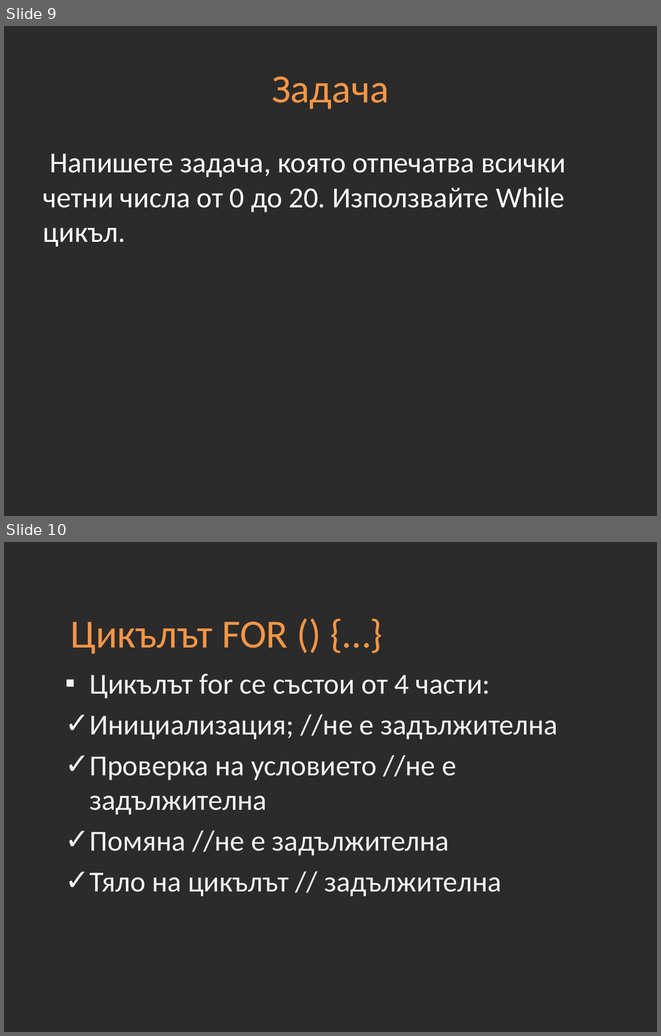
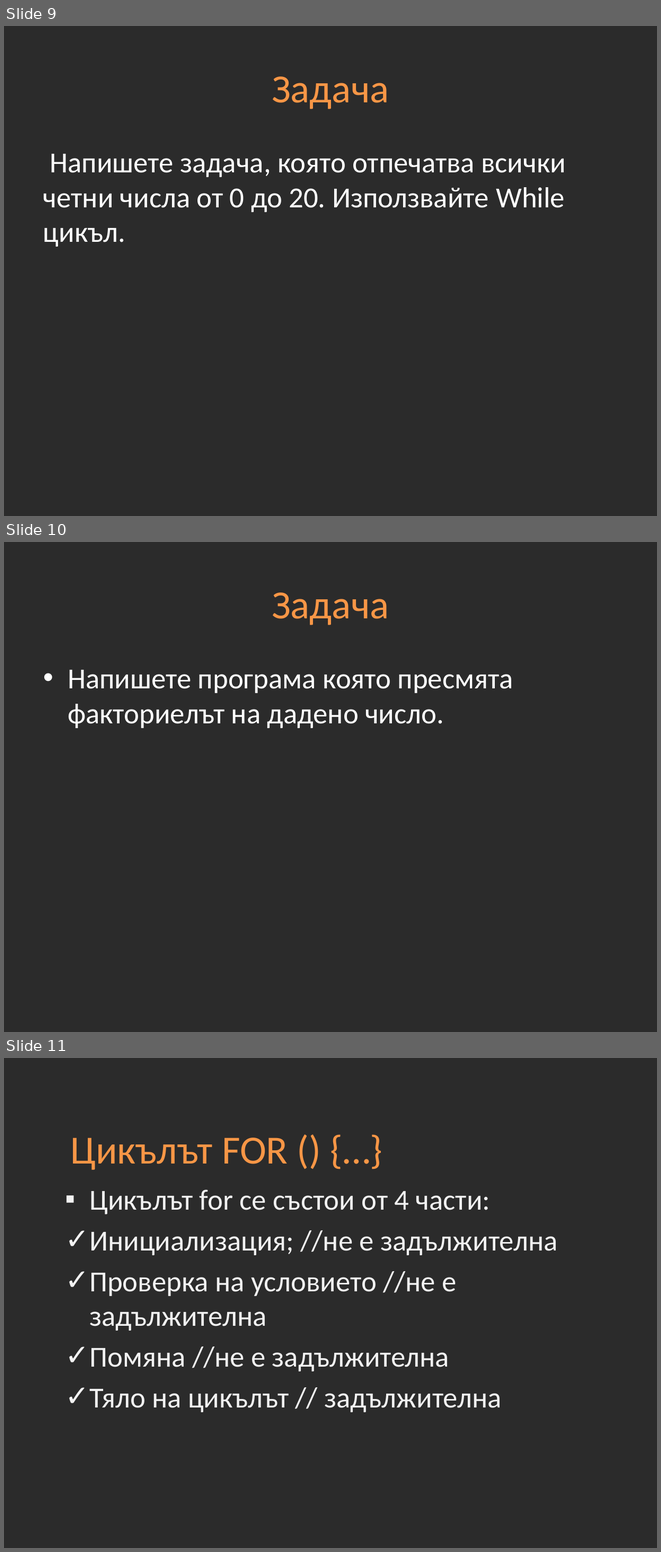
Before and after one commit to Academy-Soft-Intellect/Programming-Introduction-CSharp-Course, a slide deck: 04-Loops.pptx. Shown one above the other, each under a label of ours: slides 9 and 10 before the commit, slides 9, 10 and 11 after it. The pictures are 661x1036 and 661x1552 pixels, drawn with LibreOffice and Linux fonts; fonts in the diff are those of the drawing; background and template pictures are left out; a plain dark background stands for a picture behind light text. Boxes give left, top, right and bottom in pixels: in the first picture for what was removed or moved away, otherwise in the second. Text is boxed around its words. In the diff, an @@ line names an element or a change of style, - is before the commit and + after.

```diff
--- a/04-Loops.pptx
+++ b/04-Loops.pptx
@@ slide 10 added at (4,542,657,1032), background picture (left out) @@
@@ title added at (272,592,389,625), 44 pt, text #F79646 @@
+Задача
@@ text added at (68,670,513,728), 32 pt, text #FFFFFF @@
+• Напишете програма която пресмята факториелът на дадено число.
@@ what was slide 10 is now slide 11 @@
```
Also in this commit, not shown: 2 slides changed, 10 other files.
